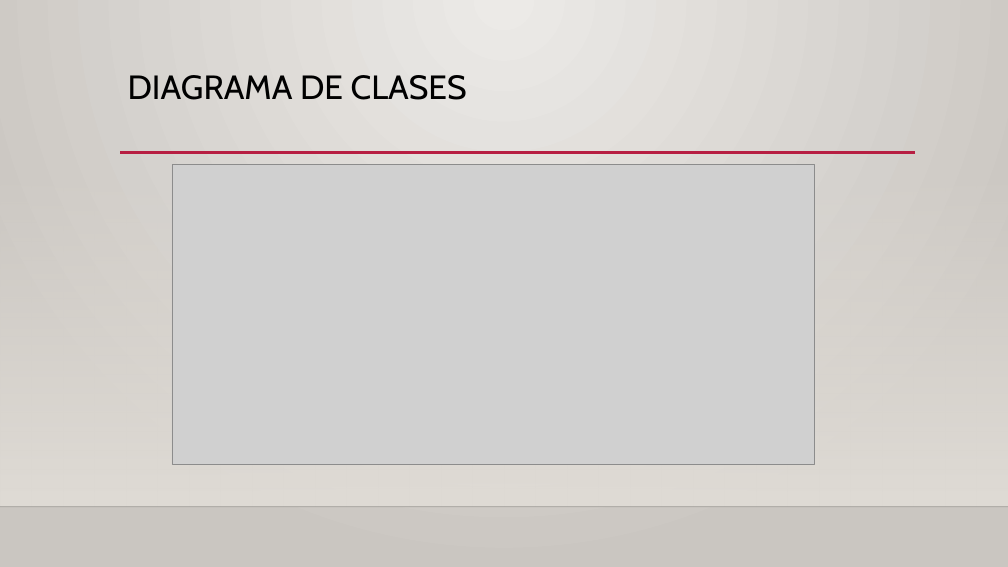
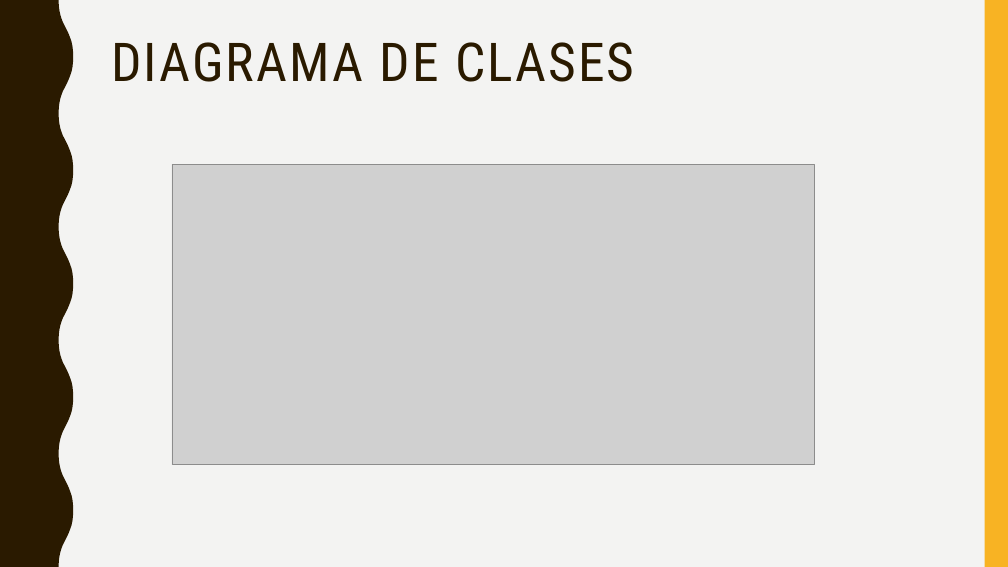
Before and after one commit to dcifuentesR/CaptureTheFlag, a slide deck: slide 5 of arsw.pptx. Drawn at 1008x567 pixels with LibreOffice and Linux fonts; fonts in the diff are those of the drawing; grey boxes stand for pictures; background and template pictures are left out. Boxes give left, top, right and bottom in pixels: in the first picture for what was removed or moved away, otherwise in the second. Text is boxed around its words. In the diff, an @@ line names an element or a change of style, - is before the commit and + after.

```diff
--- a/arsw.pptx
+++ b/arsw.pptx
@@ background gradient #ECEAE7 to #CAC7C1 to #F3F3F2 @@
@@ freeform shape added at (0,0,73,567), fill #2A1A00 @@
@@ rectangle added at (985,0,1008,567), fill #F8B323 @@
@@ title "DIAGRAMA DE CLASES": place and size @@
-title "DIAGRAMA DE CLASES" at (128,75,467,100)
+title "DIAGRAMA DE CLASES" at (111,42,635,82)
@@ title "DIAGRAMA DE CLASES" at (111,42,635,82): size 32 to 51 pt, font Cabin to Roboto Condensed, text colour #000000 to #2A1A00, letter spacing 0 to 2 pt @@
@@ rectangle removed at (0,167,1008,507) @@
@@ line removed from (120, 153) to (915, 153) @@
@@ line removed from (0, 507) to (1008, 507) @@
```
Also in this commit, not shown: 6 other slides changed, 9 slides removed.
